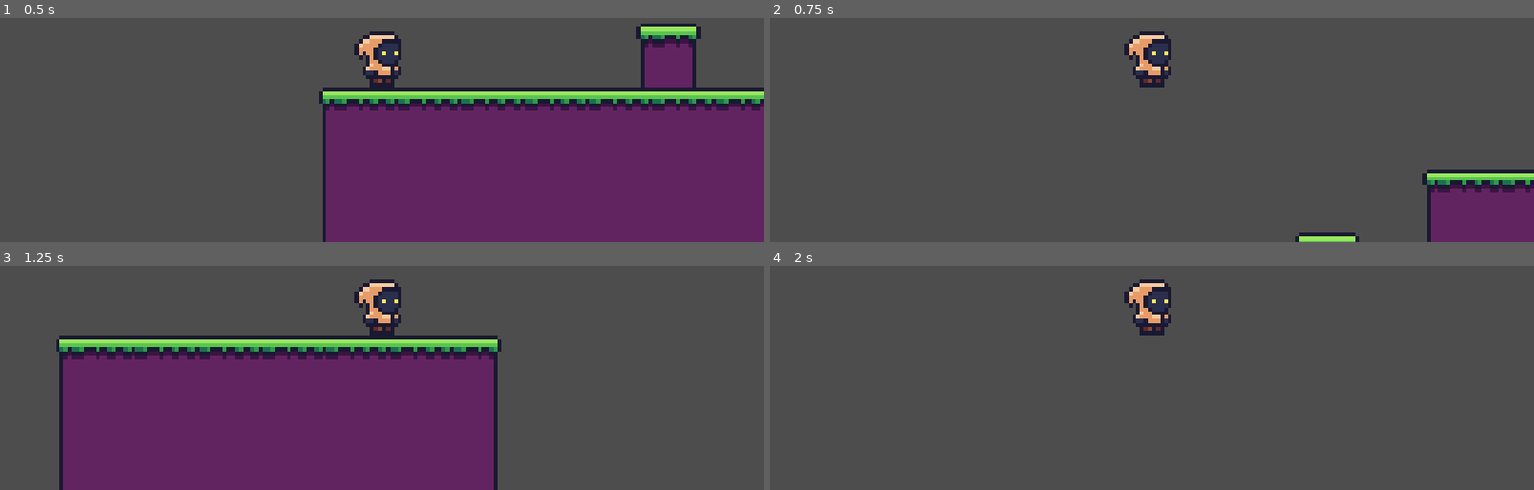
Above: before the commit, frames 1-4 (two rows, left to right).
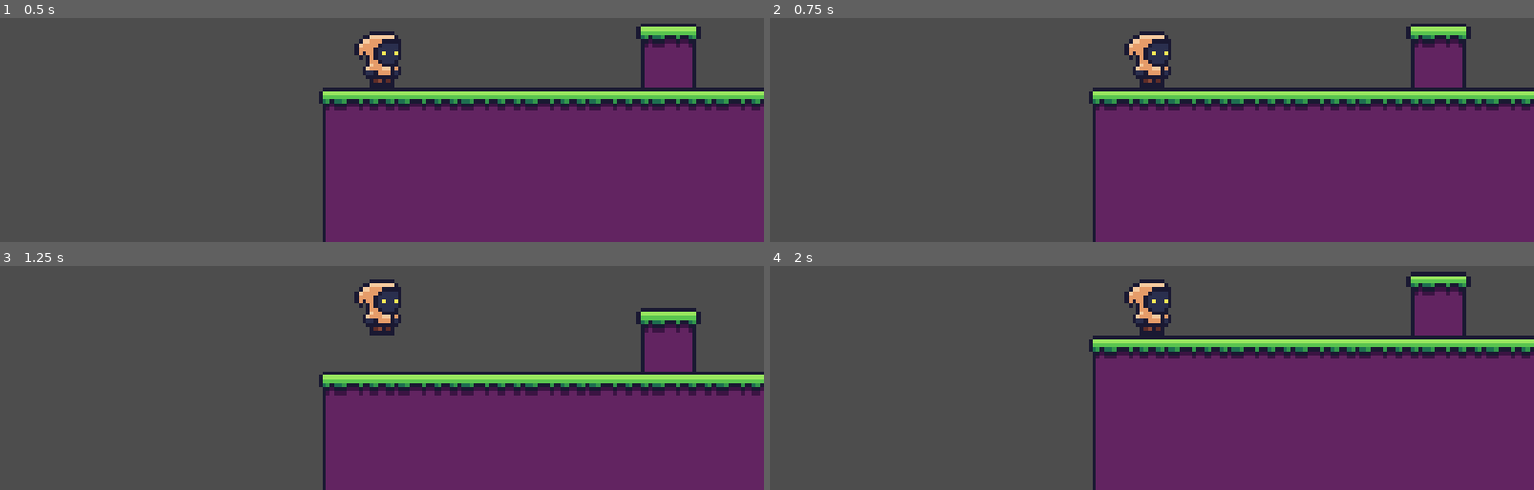
Above: after the commit, the same moments.

Repository: Gelis-hakutaku/godot_experimentations
Game: Godot game, scene res://Assets/Scenes/Platformer2D/Area_01.tscn
Two runs of this game, one before a commit and one after it. Both use one fixed random seed, a clock stepped at 60 frames per second and the inputs below.
Inputs:
- Up to frame 1 (0.5 s): no input
- Up to frame 2 (0.75 s): tap Enter (ui_accept) at 0.5, 0.6 s; hold Right (ui_right) from 0.53 s (still down)
- Up to frame 3 (1.25 s): keep holding Right (ui_right); tap Space (jump, bound only after the commit) at 0.77, 0.8, 1.07 s
- Up to frame 4 (2 s): keep holding Right (ui_right); tap Space (jump, bound only after the commit) at 1.35, 1.52, 1.82 s; tap Enter (ui_accept) at 1.55 s

Frame 1 is identical in both runs. In frame 2, 39% of the frame differs, in the area x 41-100%, y 2-100%; in frame 3, 51%, in the area x 7-100%, y 18-100%; in frame 4, 42%.

Commit message:
tweaking controls script and adding action mapping

Diff:
--- a/Assets/Scenes/Player_character.tscn
+++ b/Assets/Scenes/Player_character.tscn
@@ -9,6 +9,8 @@
 
 [node name="PlayerCharacter" type="CharacterBody2D" unique_id=1309494651]
 script = ExtResource("1_4tm6d")
+speed = 5.0
+jump_power = 8.0
 
 [node name="Camera2D" type="Camera2D" parent="." unique_id=1691969426]
 offset = Vector2(0, -15)
--- a/Assets/Scripts/PlayerController.gd
+++ b/Assets/Scripts/PlayerController.gd
@@ -1,8 +1,14 @@
 extends CharacterBody2D
 
+@export var speed = 10.0
+@export var jump_power = 10.0
 
-const SPEED = 300.0
-const JUMP_VELOCITY = -400.0
+var speed_multiplier = 30.0
+var jump_multiplier = -30.0
+var direction = 0
+
+#const SPEED = 300.0
+#const JUMP_VELOCITY = -400.0
 
 
 func _physics_process(delta: float) -> void:
@@ -11,15 +17,15 @@
 		velocity += get_gravity() * delta
 
 	# Handle jump.
-	if Input.is_action_just_pressed("ui_accept") and is_on_floor():
-		velocity.y = JUMP_VELOCITY
+	if Input.is_action_just_pressed("jump") and is_on_floor():
+		velocity.y = jump_power * jump_multiplier
 
 	# Get the input direction and handle the movement/deceleration.
 	# As good practice, you should replace UI actions with custom gameplay actions.
-	var direction := Input.get_axis("ui_left", "ui_right")
+	direction = Input.get_axis("move left", "move right")
 	if direction:
-		velocity.x = direction * SPEED
+		velocity.x = direction * speed * speed_multiplier
 	else:
-		velocity.x = move_toward(velocity.x, 0, SPEED)
+		velocity.x = move_toward(velocity.x, 0, speed * speed_multiplier)
 
 	move_and_slide()
--- a/project.godot
+++ b/project.godot
@@ -20,6 +20,24 @@
 window/stretch/mode="canvas_items"
 window/stretch/aspect="expand"
 
+[input]
+
+jump={
+"deadzone": 0.2,
+"events": [Object(InputEventKey,"resource_local_to_scene":false,"resource_name":"","device":-1,"window_id":0,"alt_pressed":false,"shift_pressed":false,"ctrl_pressed":false,"meta_pressed":false,"pressed":false,"keycode":0,"physical_keycode":32,"key_label":0,"unicode":32,"location":0,"echo":false,"script":null)
+]
+}
+"move left"={
+"deadzone": 0.2,
+"events": [Object(InputEventKey,"resource_local_to_scene":false,"resource_name":"","device":-1,"window_id":0,"alt_pressed":false,"shift_pressed":false,"ctrl_pressed":false,"meta_pressed":false,"pressed":false,"keycode":0,"physical_keycode":65,"key_label":0,"unicode":113,"location":0,"echo":false,"script":null)
+]
+}
+"move right"={
+"deadzone": 0.2,
+"events": [Object(InputEventKey,"resource_local_to_scene":false,"resource_name":"","device":-1,"window_id":0,"alt_pressed":false,"shift_pressed":false,"ctrl_pressed":false,"meta_pressed":false,"pressed":false,"keycode":0,"physical_keycode":68,"key_label":0,"unicode":100,"location":0,"echo":false,"script":null)
+]
+}
+
 [physics]
 
 3d/physics_engine="Jolt Physics"
